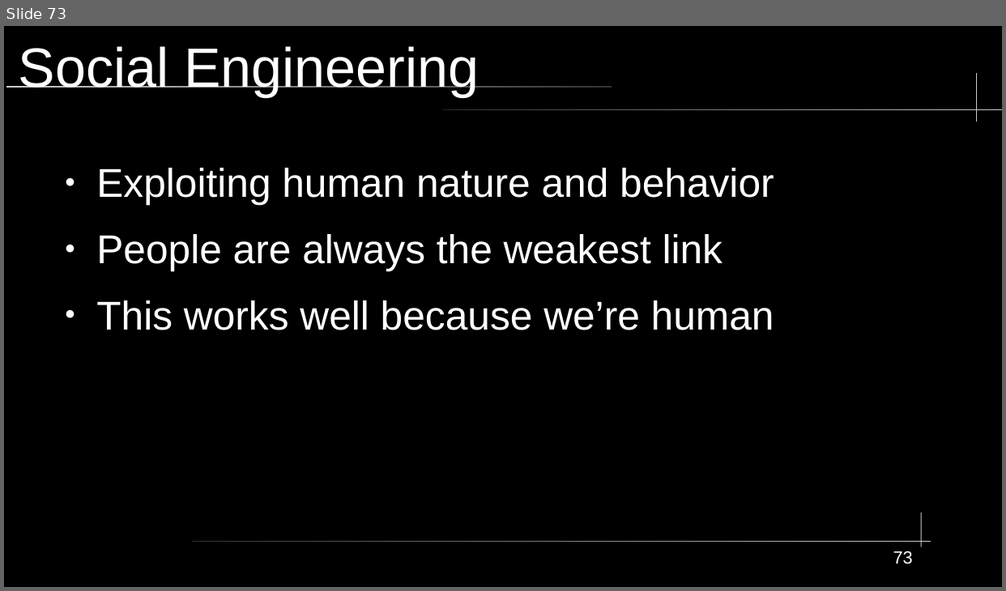
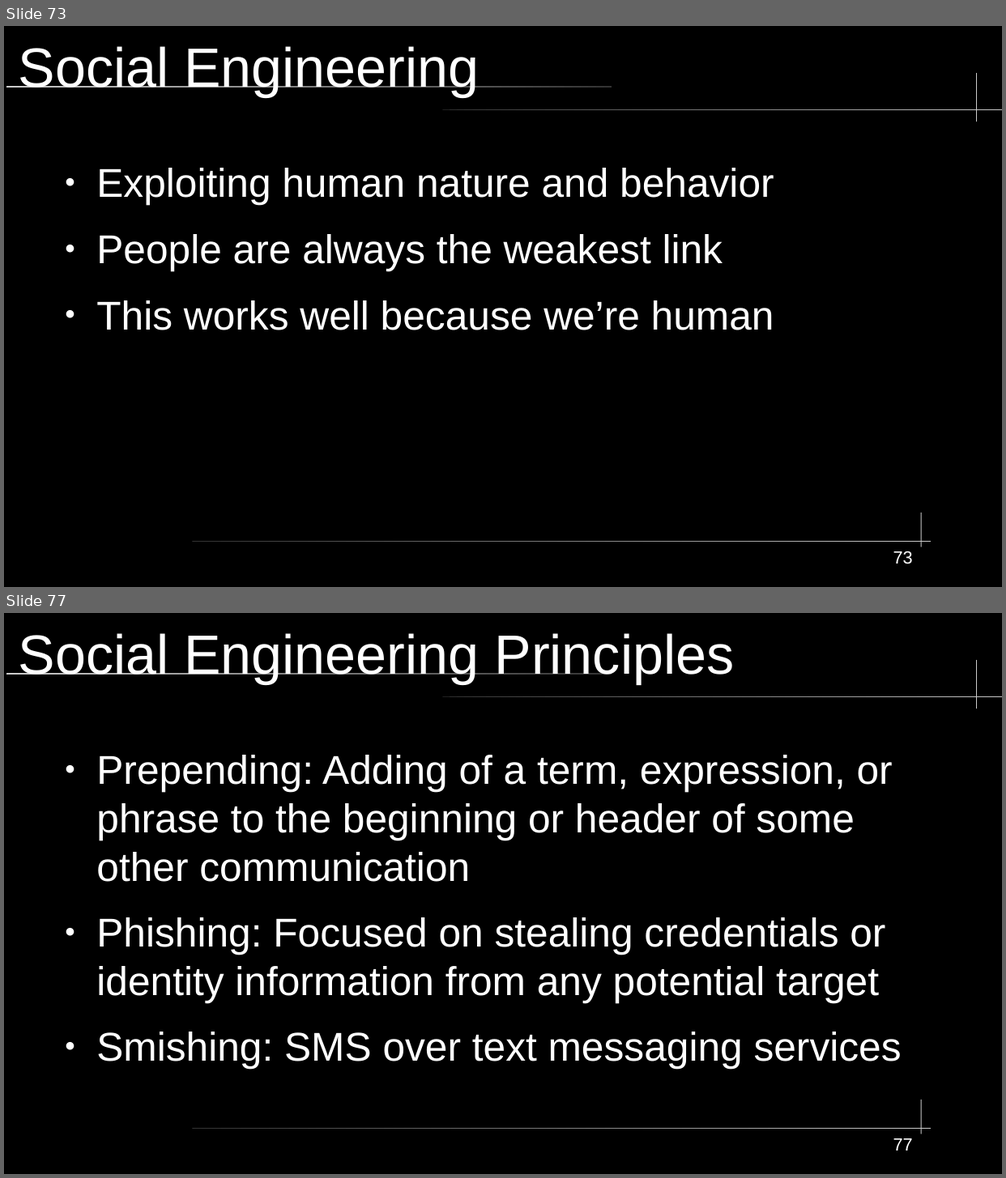
Before and after one commit to City-Colleges-of-Chicago-Cybersecurity/COMPSFI-214, a slide deck: 2026/Spring/powerpoints/Chapter-02-Personnel-Security-and-Risk-Management-Concepts.odp. Shown one above the other, each under a label of ours: slide 73 before the commit, slides 73 and 77 after it; the slides between them are not shown. The pictures are 1006x591 and 1006x1178 pixels, drawn with LibreOffice and Linux fonts; fonts in the diff are those of the drawing. Boxes give left, top, right and bottom in pixels: in the first picture for what was removed or moved away, otherwise in the second. Text is boxed around its words. In the diff, an @@ line names an element or a change of style, - is before the commit and + after.

```diff
--- a/2026/Spring/powerpoints/Chapter-02-Personnel-Security-and-Risk-Management-Concepts.odp
+++ b/2026/Spring/powerpoints/Chapter-02-Personnel-Security-and-Risk-Management-Concepts.odp
@@ slide 77 added at [4,613,1002,1174], background #000000; not listed: 5 template elements that a slide beside it also shows @@
@@ title added at [19,633,735,684], 44 pt, text #FFFFFF @@
+Social Engineering Principles
@@ text added at [96,755,901,1069], 32 pt, text #FFFFFF @@
+● Prepending: Adding of a term, expression, or phrase to the beginning or header of some other communication
+● Phishing: Focused on stealing credentials or identity information from any potential target
+● Smishing: SMS over text messaging services
@@ page number added at [893,1139,913,1151], 14 pt, text #FFFFFF @@
+77
```
Also in this commit, not shown: 1 slide changed, 10 other slides added, 1 slide removed, 2 other files.
